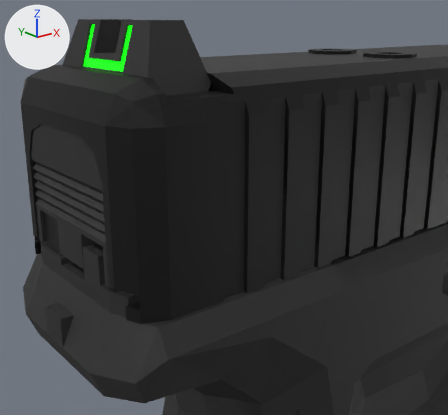
Before and after pictures for a commit that changed the glTF model models/props/pistol/pistol.glb.
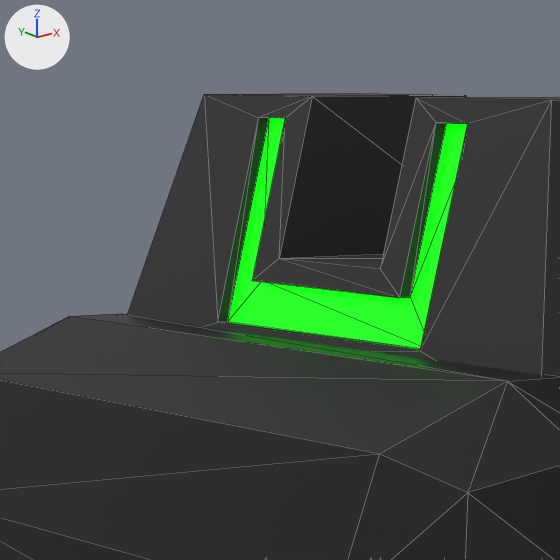
Each version is shown from a 50 mm lens placed at (-1.105, -0.553, 0.712), pointed at (-0.749, -0.108, 0.534), then close up on the part from 8% to 34% of the width and 0% to 28% of the height. The axes (+X, +Y, +Z) are drawn at upper left. The lights are the same throughout. The last two pictures show the newer version. The close-ups show mesh edges as thin lines. Where no turn or scale is listed for an object, it has been applied to the vertices.
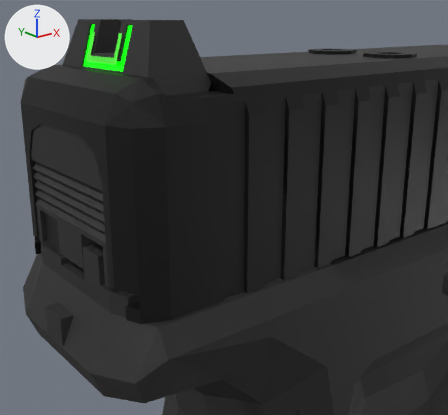
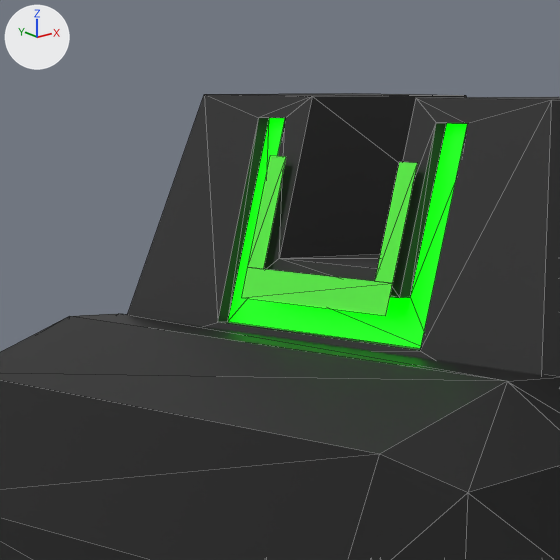
Where the change shows, as pixel boxes (x1, y1, x2, y2) in the close-ups (560 x 560 px):
'SightU', added (green)
    after: (242, 156, 418, 316)

The change, as a diff of the scene's bpy script:
```diff
--- a/models/props/pistol/pistol.glb.py
+++ b/models/props/pistol/pistol.glb.py
@@ mat_sight_u_green @@
+mat_sight_u_green = principled_material('sight_u_green')
+mat_sight_u_green.base_color = (0.1, 1.0, 0.05)  # green #59ff3f
+mat_sight_u_green.roughness = 0.4
@@ me_sightu @@
+me_sightu.from_pydata([(-0.8784, 0.03, 0.1525), (-0.8784, 0.023, 0.1525), (-0.8717, 0.023, 0.1745), (-0.8717, 0.03, 0.1745), (-0.8784, -0.023, 0.1525), (-0.8784, -0.03, 0.1525), (-0.8717, -0.03, 0.1745), (-0.8717, -0.023, 0.1745), (-0.8802, 0.03, 0.1465), (-0.8802, -0.03, 0.1465), (-0.8784, -0.03, 0.1525), (-0.8784, 0.03, 0.1525)], [], [(0, 1, 2), (0, 2, 3), (4, 5, 6), (4, 6, 7), (8, 9, 10), (8, 10, 11)])
+me_sightu.materials.append(mat_sight_u_green)  # green #59ff3f
@@ ob_sightu @@
+ob_sightu = bpy.data.objects.new('SightU', me_sightu)
+ob_sightu.location = (0.065, 0.0, 0.5201)
```
